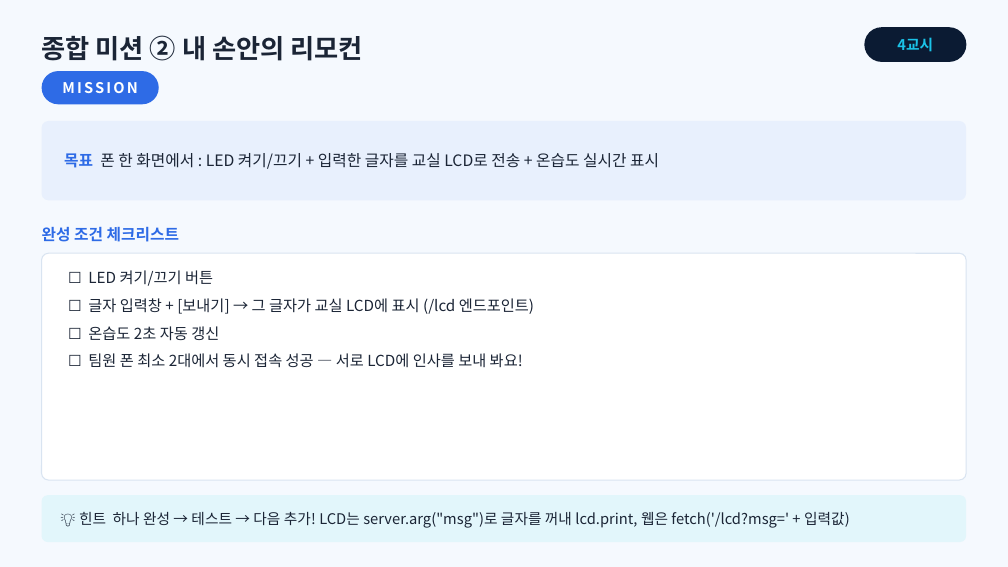
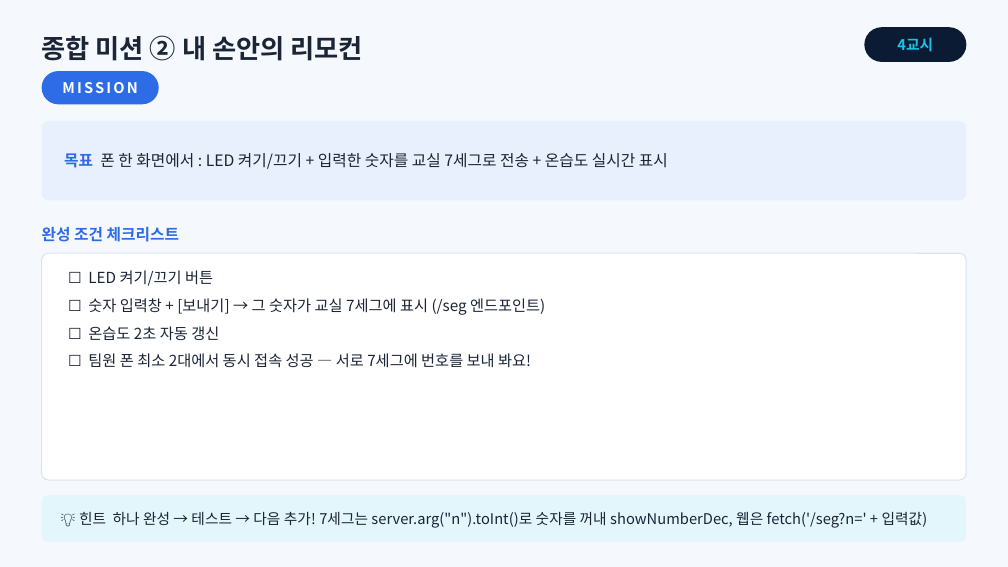
Before and after one commit to ralralra/eps32, a slide deck: slide 11 of esp32-class-projects/02_sessions/slides/3회차_ESP32_웹서버.pptx. Drawn at 1008x567 pixels with LibreOffice and Linux fonts; fonts in the diff are those of the drawing. Boxes give left, top, right and bottom in pixels: in the first picture for what was removed or moved away, otherwise in the second. Text is boxed around its words. In the diff, an @@ line names an element or a change of style, - is before the commit and + after.

```diff
--- a/esp32-class-projects/02_sessions/slides/3회차_ESP32_웹서버.pptx
+++ b/esp32-class-projects/02_sessions/slides/3회차_ESP32_웹서버.pptx
@@ text at (64, 153, 668, 169): text changed @@
-목표 폰 한 화면에서 : LED 켜기/끄기 + 입력한 글자를 교실 LCD로 전송 + 온습도 실시간 표시
+목표 폰 한 화면에서 : LED 켜기/끄기 + 입력한 숫자를 교실 7세그로 전송 + 온습도 실시간 표시
@@ text at (88, 298, 545, 315): text changed @@
-☐ 글자 입력창 + [보내기] → 그 글자가 교실 LCD에 표시 (/lcd 엔드포인트)
+☐ 숫자 입력창 + [보내기] → 그 숫자가 교실 7세그에 표시 (/seg 엔드포인트)
@@ text at (88, 353, 531, 368): text changed @@
-☐ 팀원 폰 최소 2대에서 동시 접속 성공 — 서로 LCD에 인사를 보내 봐요!
+☐ 팀원 폰 최소 2대에서 동시 접속 성공 — 서로 7세그에 번호를 보내 봐요!
@@ text at (79, 512, 928, 528): text changed @@
-💡 힌트 하나 완성 → 테스트 → 다음 추가! LCD는 server.arg("msg")로 글자를 꺼내 lcd.print, 웹은 fetch('/lcd?msg=' + 입력값)
+💡 힌트 하나 완성 → 테스트 → 다음 추가! 7세그는 server.arg("n").toInt()로 숫자를 꺼내 showNumberDec, 웹은 fetch('/seg?n=' + 입력값)
```
Also in this commit, not shown: 2 other slides changed, 33 other files.
